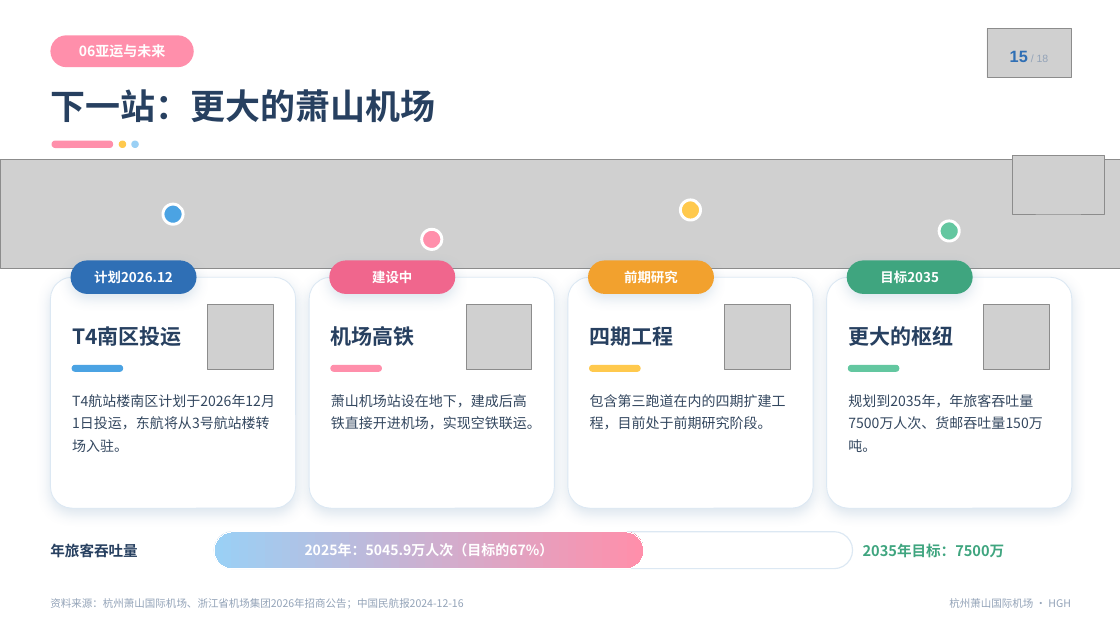
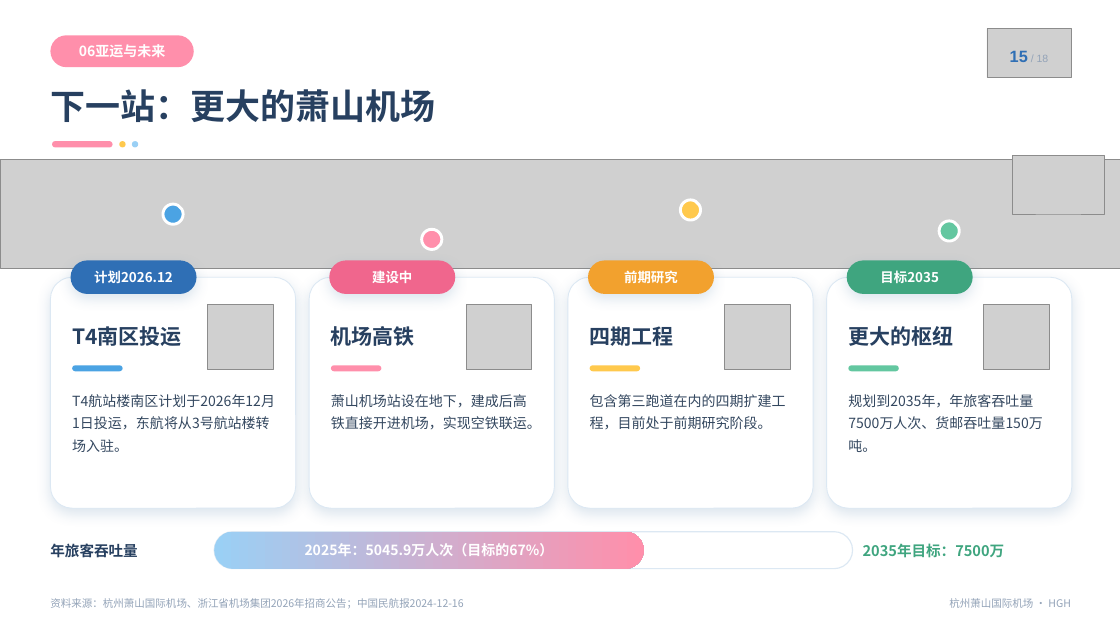
Before and after one commit to damtpawvee/freessltop, a slide deck: slide 15 of hgh-deck/dist/hgh-deck.pptx. Drawn at 1120x630 pixels with LibreOffice and Linux fonts; fonts in the diff are those of the drawing; grey boxes stand for pictures; background and template pictures are left out. Boxes give left, top, right and bottom in pixels: in the first picture for what was removed or moved away, otherwise in the second. Text is boxed around its words. In the diff, an @@ line names an element or a change of style, - is before the commit and + after.

```diff
--- a/hgh-deck/dist/hgh-deck.pptx
+++ b/hgh-deck/dist/hgh-deck.pptx
@@ rounded rectangle "2025年：5045.9万人次（目标的67%）" at [214, 532, 644, 569]: outline #FFFFFF 0.75 pt to none @@
```
Also in this commit, not shown: 15 other slides changed, 1 other file.
